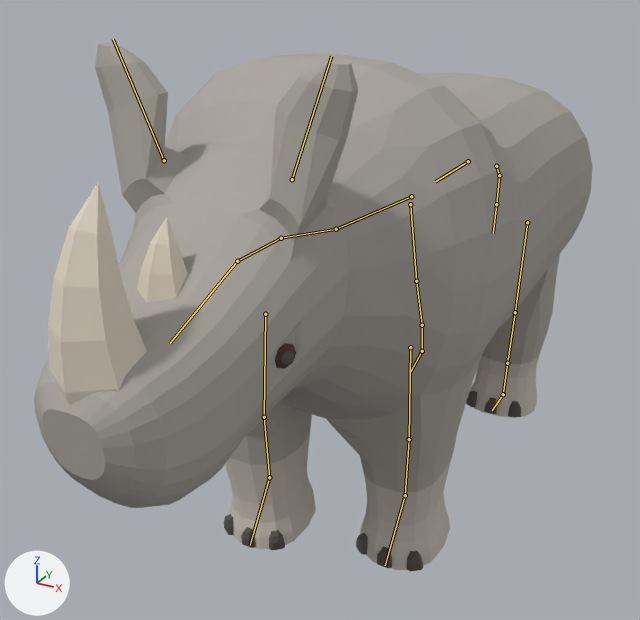
What one commit did to the glTF model creatures/experiments/boxmodel/abc/t7x/zoo/rhino/stage4/rhino.glb.
Camera for both pictures: a 50 mm lens placed at (1.24, -2.6, 2.04), pointed at (-0.14, -0.1, 0.79). The lights are fixed; the arrows at lower left show +X, +Y and +Z. The picture after the commit comes second. Both versions are drawn at frame 10 of the action 'move'; the numbers are the values there. The bones that bend it are drawn over the model as lines.

Names of what the first picture shows: 'body', 'piece_horn_back', 'piece_horn_front', 'piece_nails' and 1 more.
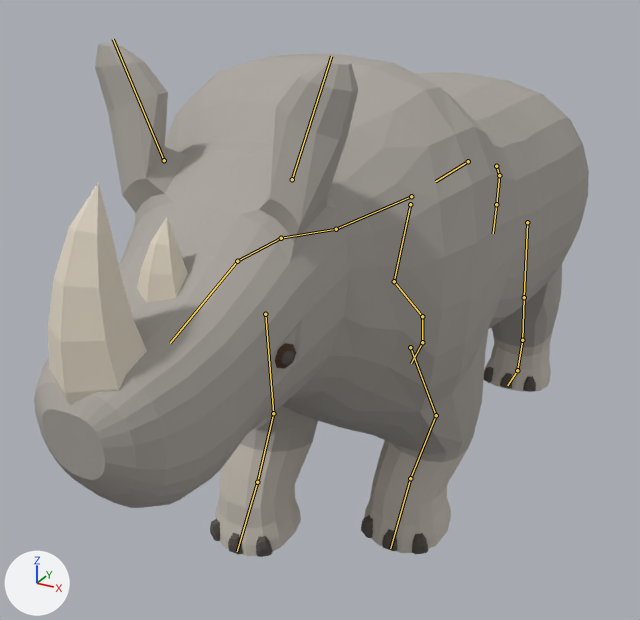
Boxes (x1, y1, x2, y2) around the edits, measured in the pictures (640 x 620 px):
'body', posed: before (34, 44, 593, 570); after (34, 44, 589, 556)
'piece_nails', posed (10% wider): before (224, 391, 521, 571); after (210, 367, 536, 557)
bone 'upperarm.L', root to tip: before (410, 347) to (409, 439); after (410, 347) to (436, 415)
bone 'forearm.L', root to tip: before (409, 439) to (405, 495); after (436, 415) to (410, 478)
bone 'hand.L', root to tip: before (405, 495) to (385, 565); after (410, 478) to (390, 548)
bone 'upperarm.R', root to tip: before (265, 314) to (264, 417); after (265, 314) to (273, 413)
bone 'forearm.R', root to tip: before (264, 417) to (269, 477); after (273, 413) to (257, 482)
bone 'hand.R', root to tip: before (269, 477) to (250, 545); after (257, 482) to (237, 551)
bone 'thigh.L', root to tip: before (527, 222) to (515, 312); after (527, 222) to (524, 297)
bone 'shin.L', root to tip: before (515, 312) to (507, 363); after (524, 297) to (522, 340)
bone 'foot.L', root to tip: before (507, 363) to (503, 394); after (522, 340) to (517, 370)
bone 'thigh.R', root to tip: before (410, 204) to (416, 281); after (410, 204) to (394, 281)
bone 'shin.R', root to tip: before (416, 281) to (422, 325); after (394, 281) to (422, 316)
bone 'foot.R', root to tip: before (422, 325) to (422, 351); after (422, 316) to (422, 342)

The edits, one by one:
Bone 'upperarm.L' (bone_upperarm_l) turns from (-8, 0, 0) to (-28, 2, 6) degrees about its own x, y and z.
Bone 'forearm.L' (bone_forearm_l) turns from (0, 0, 0) to (42, 6, -15) degrees about its own x, y and z.
Bone 'hand.L' (bone_hand_l) turns from (0, 0, 0) to (-22, 9, 4) degrees about its own x, y and z.
Bone 'upperarm.R' (bone_upperarm_r) turns from (8, 0, 0) to (2, 0, 2) degrees about its own x, y and z.
Bone 'forearm.R' (bone_forearm_r) turns from (-11, 0, 0) to (24, 1, -5) degrees about its own x, y and z.
Bone 'hand.R' (bone_hand_r) turns from (-7, 0, 0) to (-36, 2, 3) degrees about its own x, y and z.
Bone 'thigh.L' (bone_thigh_l) turns from (8, 0, 0) to (-13, 0, -1) degrees about its own x, y and z.
Bone 'shin.L' (bone_shin_l) turns from (-6, 0, 0) to (1, 0, 2) degrees about its own x, y and z.
Bone 'foot.L' (bone_foot_l) turns from (7, 0, 0) to (22, 0, -1) degrees about its own x, y and z.
Bone 'thigh.R' (bone_thigh_r) turns from (-8, 0, 0) to (0, -1, -13) degrees about its own x, y and z.
Bone 'shin.R' (bone_shin_r) turns from (0, 0, 0) to (-22, 7, 33) degrees about its own x, y and z.
Bone 'foot.R' (bone_foot_r) turns from (0, 0, 0) to (16, 1, -21) degrees about its own x, y and z.
